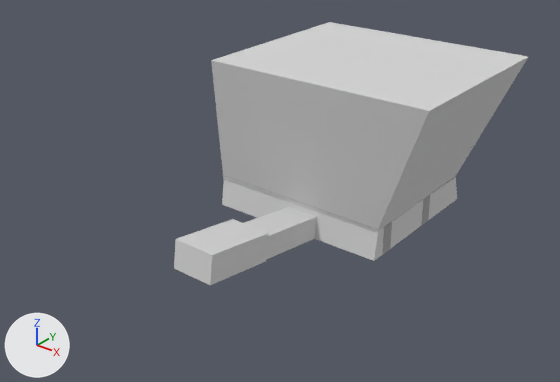
The Blender file Assets/PRISON.blend as it was, and as the next commit left it.
Rendered twice from a 50 mm lens placed at (52.4, -75.5, 42.0), pointed at (7.3, -19.1, 7.0). The axes (+X, +Y, +Z) are drawn at lower left. The lights are the same throughout. The picture after the commit comes second.

In view in the first picture: 'prison#'.
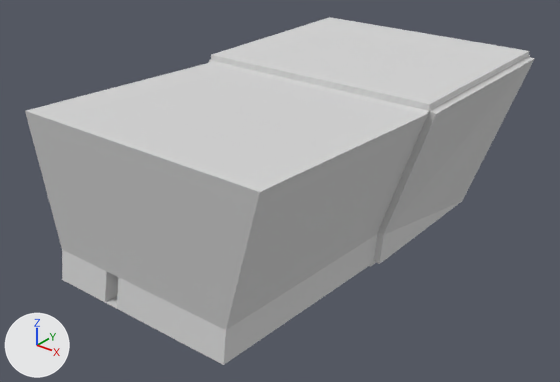
Diff of the bpy script that builds the scene:
```diff
--- a/Assets/PRISON.blend.py
+++ b/Assets/PRISON.blend.py
@@ mat_material_013 @@
+mat_material_013 = principled_material('Material.013')
+mat_material_013.base_color = (0.063, 0.063, 0.063)  # dark grey #474747
@@ me_prison @@
 # used by ob_prison; location = (0.0, 0.0, 0.0); rotation_euler = (1.571, 0.0, 0.0), in degrees (90, 0, 0)
-me_prison.from_pydata(...)  # 298 vertices, 308 faces; spans x -5.4..22.1, y -0.3..18.4, z -5.6..31.4
+me_prison.from_pydata(...)  # 556 vertices, 577 faces, 2 loose edges; spans x -5.6..22.8, y -0.7..19.2, z -6.1..39.7
+# me_prison part 1: 4 vertices moved from x -5.3..16.1, y 1.1..3.1, z -3.2..23.2 to x -2.2..13.0, y 1.0..3.1, z -0.1..23.1; 3 vertices removed from x 4.0..8.8, y 1.1..4.2, z 22.7..23.2; 261 vertices added at x -5.6..22.8, y -0.7..19.2, z -6.1..39.7
+# me_prison part 2: 274 kept faces spanning x -5.4..22.1, y -0.3..18.4, z -5.6..23.2 get new texture (UV) coordinates
 me_prison.materials.append(mat_new_material_2)
@@ me_prison @@
 me_prison.materials.append(mat_material_004)
-me_prison.materials.append(mat_material_005)  # grey #bcbcbc
 me_prison.materials.append(mat_material_006)
 me_prison.materials.append(mat_material_007)
+me_prison.materials.append(mat_material_013)  # dark grey #474747
```

Boxes (x1, y1, x2, y2) around the edits, measured in the pictures (560 x 382 px):
'prison#', reshaped (43% wider, 32% taller)
    before: (174, 22, 529, 285)
    after: (25, 17, 534, 365)
part 1 of me_prison, built on
    before: (177, 57, 528, 285)
    after: (25, 17, 534, 365)
part 2 of me_prison, surface changed
    before: (212, 22, 529, 255)
